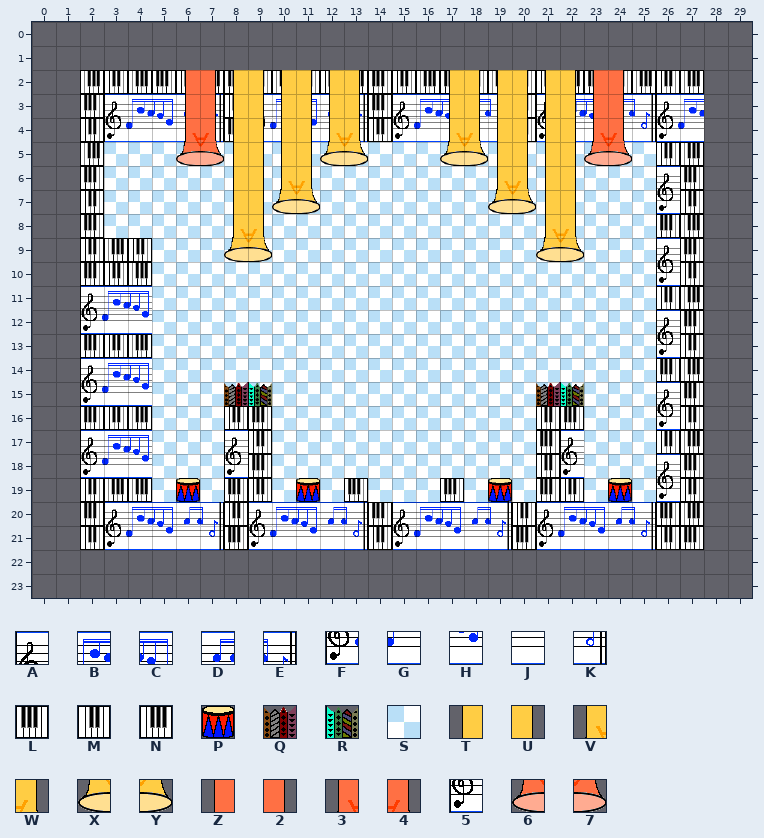
Two versions of a level (Tiled map, tiles_map/LevelMusicBoss.tmx). This is how it looked before the edit.
Cells are 32x32 px. Shown: x 0..29, y 0..23. The old version is drawn lined up with the new one.
Key: from "set_music": A 0, B 1, C 2, D 3, E 4, F 10, G 11, H 12, J 13, K 14, L 25, M 26, N 27, P 35, Q 45, R 46, S 47, T 55, U 56, V 65, W 66, X 75, Y 76, Z 78, 2 79, 3 88, 4 89, 5 95, 6 98, 7 99.
_ is an empty cell, # one hidden under a higher layer.
Layers that did not change in this view are not listed.
Layer "Background" before, first column x 0:
 0 ________
 1 ________
 2 __######
 3 __######
 4 __######
 5 __#SSSSS
 6 __#SSSSS
 7 __#SSSSS
 8 __#SSSSS
 9 __###SSS
10 __###SSS
11 __###SSS
12 __###SSS
Layer "Terrain" before, first column x 0:
 0 ______________________________
 1 ______________________________
 2 __NMNLMNLMNLMNLMNLMNLMNLMNMN__
 3 __LABCDEMABCDELABCDEMABCDEAB__
 4 __MFGHJKLFGHJKMFGHJKLFGHJKFG__
 5 __N_______________________MN__
 6 __L_______________________AL__
 7 __M_______________________5M__
 8 __L_______________________LN__
 9 __MNM_____________________AL__
10 __LMN_____________________5M__
11 __ABC_____________________MN__
12 __FGH_____________________AL__
13 __LMN_____________________5M__
14 __ABC_____________________LN__
15 __FGH___QR___________QR___AL__
16 __LMN___ML___________ML___5M__
17 __ABC___AM___________LA___MN__
18 __FGH___5L___________M5___AL__
19 __MNN_P_LM_P_L___L_P_LM_P_5M__
20 __LABCDEMABCDELABCDEMABCDELN__
21 __MFGHJKLFGHJKMFGHJKLFGHJKML__
22 ______________________________
23 ______________________________
Layer "Front_Layer" before, first column x 0:
0 ______________________________
1 ______________________________
2 ______Z2TUTUTU___TUTUTUZ2_____
3 ______Z2TUTUTU___TUTUTUZ2_____
4 ______34TUTUVW___VWTUTU34_____
5 ______67TUTUXY___XYTUTU67_____
New version:
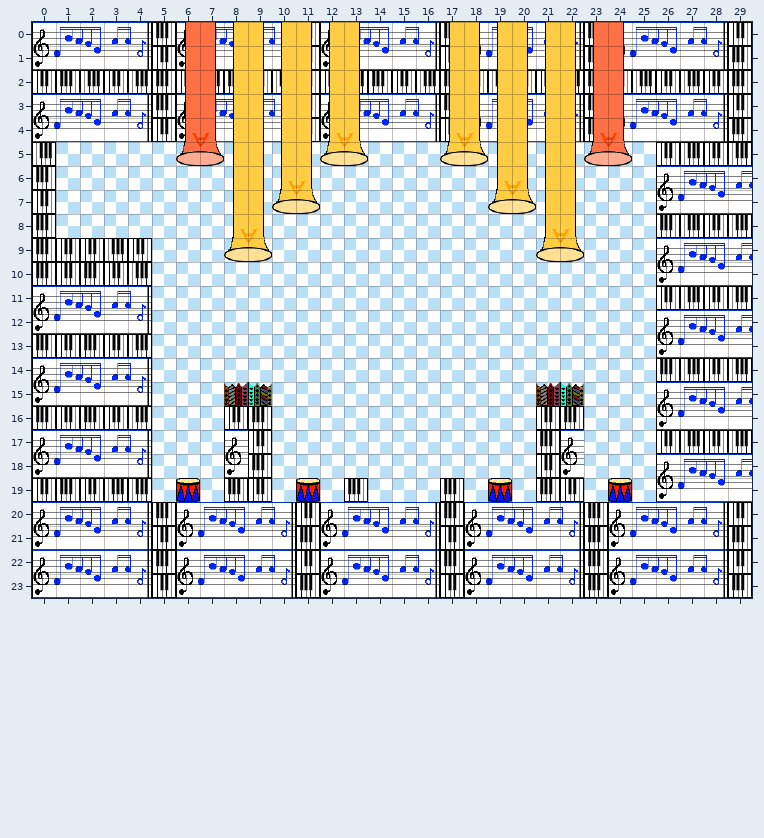
From old to new:
Changed rows in their new state; . is an unchanged cell.
map size 26x20 -> 30x24 cells (old content now starts at 2,2; both pictures use the new coordinates)
Layer "Background":
first column x 1:
 5 S
 6 S
 7 S
 8 S
Layer "Terrain":
first column x 0:
 0 ABCDELABCDEMABCDELABCDELABCDEM
 1 FGHJKMFGHJKLFGHJKMFGHJKLFGHJKL
 2 ML..........................ML
 3 ABCDELABCDEMABCDELABCDELABCDEM
 4 FGHJKMFGHJKLFGHJKMFGHJKLFGHJKL
 5 N._.........................MN
 6 L._........................BCD
 7 M._.......................FGHJ
 8 L._.........................MN
 9 LM.........................BCD
10 LM........................FGHJ
11 ABCDE.......................MN
12 FGHJK......................BCD
13 LM........................FGHJ
14 ABCDE.......................MN
15 FGHJK......................BCD
16 LM........................FGHJ
17 ABCDE.......................MN
18 FGHJK......................BCD
19 ML........................FGHJ
20 ABCDELABCDEMABCDELABCDELABCDEM
21 FGHJKMFGHJKLFGHJKMFGHJKLFGHJKL
22 ABCDELABCDEMABCDELABCDELABCDEM
23 FGHJKMFGHJKLFGHJKMFGHJKLFGHJKL
Layer "Front_Layer":
first column x 6:
 0 Z2TUTUTU...TUTUTUZ2
 1 Z2TUTUTU...TUTUTUZ2
Pixel boxes of the changes (left, top, right, bottom) in both pictures:
changed: (32, 22, 752, 598)
